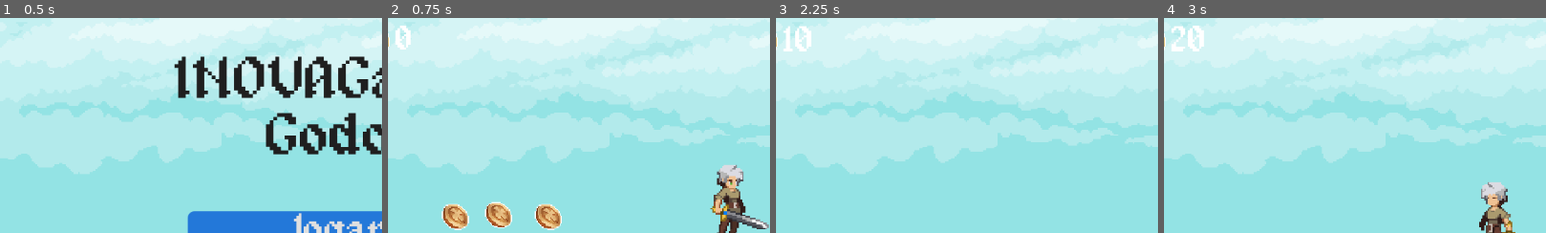
Above: before the commit, frames 1-4 (left to right).
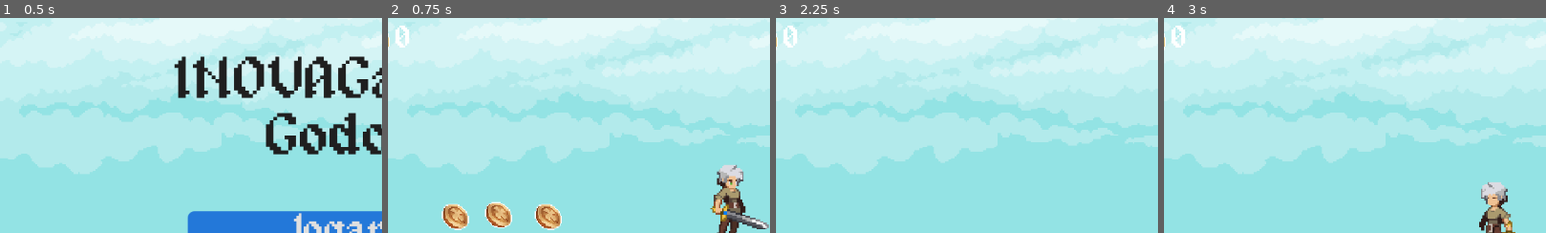
Above: after the commit, the same moments.

Repository: jpsalim21/GodotINOVA
Game: Godot game, scene res://Cenas/MenuInicial.tscn
Two runs of this game, one before a commit and one after it. Both use one fixed random seed, a clock stepped at 60 frames per second and the inputs below. The engine's default icon, where the game draws it, is replaced by a stand-in: a white triangle on a blue panel in a dark square. Sound files missing from this copy of the repository are replaced by a short silence.
Inputs:
- Up to frame 1 (0.5 s): no input
- Up to frame 2 (0.75 s): click "Jogar" at 0.5 s
- Up to frame 3 (2.25 s): hold E (E) 1.28-2.03 s; hold Right (ui_right) from 1.28 s (still down); tap J (Atacar) at 1.35 s; tap Space (ui_select) at 1.52, 1.82 s; tap E (E) at 2.1 s
- Up to frame 4 (3 s): tap Space (ui_select) at 2.27, 2.3, 2.57, 2.85 s; release Right (ui_right) at 2.78 s; hold Left (ui_left) from 2.78 s (still down)
The pictures show only the part of the screen within x 5-55%, y 10-60%; the shares and areas given below are measured in that part.

Frame 1 is identical in both runs. In frame 2, 0.1% of the frame differs, in the area x 2-6%, y 3-15%; in frame 3, 0.5%; in frame 4, 0.5%, in the area x 2-11%, y 3-16%.
Error after the commit: Parse Error: Expected identifier after "." for attribute access. (res://Scripts/GameController.gd:29)

Commit message:
Salva configurações

Diff:
--- a/Cenas/Cena.tscn
+++ b/Cenas/Cena.tscn
@@ -10,6 +10,7 @@
 [ext_resource type="FontFile" uid="uid://5ean8rxmtb5" path="res://Sprites/alagard.ttf" id="9_3jqka"]
 [ext_resource type="Script" path="res://Scripts/SavePoint.gd" id="9_h4khx"]
 [ext_resource type="Script" path="res://Scripts/SaveSystem.gd" id="11_l7wd2"]
+[ext_resource type="AudioStream" uid="uid://cppydv356w8ow" path="res://Sons/Musica.mp3" id="12_onog6"]
 [ext_resource type="Script" path="res://Scripts/GameController.gd" id="15_n36ye"]
 
 [sub_resource type="TileSetAtlasSource" id="TileSetAtlasSource_j4wtj"]
@@ -1571,6 +1572,11 @@
 unique_name_in_owner = true
 script = ExtResource("11_l7wd2")
 
+[node name="AudioStreamPlayer" type="AudioStreamPlayer" parent="."]
+stream = ExtResource("12_onog6")
+autoplay = true
+bus = &"Musica"
+
 [connection signal="body_entered" from="PontoFinal/Area2D" to="PontoFinal" method="_on_area_2d_body_entered"]
 [connection signal="body_entered" from="SavePoint/Area2D" to="SavePoint" method="_on_area_2d_body_entered"]
 [connection signal="body_exited" from="SavePoint/Area2D" to="SavePoint" method="_on_area_2d_body_exited"]
--- a/Prefabs/UI.tscn
+++ b/Prefabs/UI.tscn
@@ -137,6 +137,9 @@
 theme_override_constants/margin_right = 300
 theme_override_constants/margin_bottom = 20
 
+[node name="Panel" type="Panel" parent="PauseMenu/MarginContainer"]
+layout_mode = 2
+
 [node name="VBoxContainer" type="VBoxContainer" parent="PauseMenu/MarginContainer"]
 layout_mode = 2
 alignment = 1
--- a/Prefabs/inimigo.tscn
+++ b/Prefabs/inimigo.tscn
@@ -1,11 +1,11 @@
 [gd_scene load_steps=10 format=3 uid="uid://dwuga80ho5npi"]
 
-[ext_resource type="Script" path="res://Scripts/InimigoPatrulha.gd" id="1_hn7ma"]
+[ext_resource type="Script" path="res://Scripts/Personagem/InimigoPatrulha.gd" id="1_hn7ma"]
 [ext_resource type="Texture2D" uid="uid://drc7277m4us8l" path="res://icon.svg" id="2_fqixm"]
-[ext_resource type="Script" path="res://Scripts/FlashSprite.gd" id="3_5smcm"]
-[ext_resource type="Script" path="res://Scripts/Hitbox.gd" id="4_twtvb"]
-[ext_resource type="Script" path="res://Scripts/LifeController.gd" id="5_bn52q"]
-[ext_resource type="Script" path="res://Scripts/Hurtbox.gd" id="6_tldqu"]
+[ext_resource type="Script" path="res://Scripts/Personagem/FlashSprite.gd" id="3_5smcm"]
+[ext_resource type="Script" path="res://Scripts/Personagem/Hitbox.gd" id="4_twtvb"]
+[ext_resource type="Script" path="res://Scripts/Personagem/LifeController.gd" id="5_bn52q"]
+[ext_resource type="Script" path="res://Scripts/Personagem/Hurtbox.gd" id="6_tldqu"]
 
 [sub_resource type="RectangleShape2D" id="RectangleShape2D_llh55"]
 size = Vector2(30, 30)
--- a/Prefabs/player.tscn
+++ b/Prefabs/player.tscn
@@ -6,10 +6,10 @@
 [ext_resource type="Texture2D" uid="uid://bcx7up4kwa754" path="res://Sprites/Personagem/Idle-Sheet.png" id="4_rrn7l"]
 [ext_resource type="Texture2D" uid="uid://dsk5lgvb0tt1i" path="res://Sprites/Personagem/Jump-All-Sheet.png" id="5_2wdmu"]
 [ext_resource type="Texture2D" uid="uid://ci4ofrbtnixtf" path="res://Sprites/Personagem/Run-Sheet.png" id="6_yk1ln"]
-[ext_resource type="Script" path="res://Scripts/FlashSprite.gd" id="7_4vc8b"]
-[ext_resource type="Script" path="res://Scripts/LifeController.gd" id="8_j6hsj"]
-[ext_resource type="Script" path="res://Scripts/Hurtbox.gd" id="9_ppkoe"]
-[ext_resource type="Script" path="res://Scripts/Hitbox.gd" id="10_xrp5m"]
+[ext_resource type="Script" path="res://Scripts/Personagem/FlashSprite.gd" id="7_4vc8b"]
+[ext_resource type="Script" path="res://Scripts/Personagem/LifeController.gd" id="8_j6hsj"]
+[ext_resource type="Script" path="res://Scripts/Personagem/Hurtbox.gd" id="9_ppkoe"]
+[ext_resource type="Script" path="res://Scripts/Personagem/Hitbox.gd" id="10_xrp5m"]
 [ext_resource type="AudioStream" uid="uid://bhaski84tdqlm" path="res://Sons/03_Step_grass_03.wav" id="11_3ynh3"]
 
 [sub_resource type="CapsuleShape2D" id="CapsuleShape2D_if1qv"]
--- a/Scripts/GameController.gd
+++ b/Scripts/GameController.gd
@@ -1,8 +1,6 @@
 class_name GameController extends Node2D
 
 var moedas : int = 0
-
-var volume = 100
 
 signal pausando(estaPausado)
 signal pegouMoeda(int)
@@ -15,3 +13,38 @@
 func aumentarMoedas(valor):
 	moedas += valor
 	pegouMoeda.emit(moedas)
+
+var configPath = "user://config.json"
+var volumeMax
+var volumeMusica
+var volumeSFX
+
+func _ready():
+	loadFile()
+
+func saveConfig():
+	var file = FileAccess.open(configPath, FileAccess.WRITE)
+
+	var configData = {}
+	configData["volMax"] = AudioServer.
+	configData["volMus"] = volMus
+	configData["volSFX"] = volSFX
+
+	var json = JSON.stringify(configData)
+
+	file.store_string(json)
+	file.close()
+
+func loadFile():
+	if not FileAccess.file_exists(configPath):
+		return
+
+	var file = FileAccess.open(configPath, FileAccess.READ)
+
+	var json = file.get_as_text()
+
+	var saveData = JSON.parse_string(json)
+	AudioServer.set_bus_volume_db(AudioServer.get_bus_index("Master"), saveData["volMax"])
+	AudioServer.set_bus_volume_db(AudioServer.get_bus_index("Musica"), saveData["volMus"])
+	AudioServer.set_bus_volume_db(AudioServer.get_bus_index("SFX"), saveData["volSFX"])
+	file.close()
--- a/Scripts/PauseMenu.gd
+++ b/Scripts/PauseMenu.gd
@@ -2,6 +2,10 @@
 
 @onready var menuMaster = $MarginContainer/VBoxContainer
 @onready var configuracoes = $MarginContainer/VBoxContainer2
+
+@onready var sliderMaster : HSlider = $MarginContainer/VBoxContainer2/MasterVol
+@onready var sliderMusic : HSlider = $MarginContainer/VBoxContainer2/MusicVol
+@onready var sliderEffect : HSlider = $MarginContainer/VBoxContainer2/EffectVol
 
 func _ready():
 	visible = false
@@ -10,12 +14,17 @@
 	if event.is_action_pressed("Pause"):
 		GC.pause = not GC.pause
 		visible = GC.pause
+		if visible:
+			_on_voltar_config_pressed()
 
 func _on_resume_pressed():
 	GC.pause = false
 	visible = false
 
 func _on_configuracoes_pressed():
+	sliderEffect.value = AudioServer.get_bus_volume_db(AudioServer.get_bus_index("SFX"))
+	sliderMusic.value = AudioServer.get_bus_volume_db(AudioServer.get_bus_index("Musica"))
+	sliderMaster.value = AudioServer.get_bus_volume_db(AudioServer.get_bus_index("Master"))
 	menuMaster.visible = false
 	configuracoes.visible = true
 
@@ -35,7 +44,6 @@
 	AudioServer.set_bus_volume_db(AudioServer.get_bus_index("Musica"), value)
 	pass # Replace with function body.
 
-
 func _on_effect_vol_value_changed(value):
 	AudioServer.set_bus_volume_db(AudioServer.get_bus_index("SFX"), value)
 	pass # Replace with function body.
--- /dev/null
+++ b/Scripts/Personagem/PlayerMovement.gd
@@ -0,0 +1,160 @@
+extends CharacterBody2D
+
+
+const SPEED = 200.0
+const JUMP_VELOCITY = -300.0
+var direction
+
+# Get the gravity from the project settings to be synced with RigidBody nodes.
+var gravity = ProjectSettings.get_setting("physics/2d/default_gravity")
+
+@onready var anim : AnimatedSprite2D = $AnimatedSprite2D
+@onready var life : LifeController = $LifeController
+@onready var hitbox : Node2D = $PlayerHitbox
+@onready var collissionHitbox : CollisionShape2D = $PlayerHitbox/CollisionShape2D
+
+var animacaoAtual = "Idle"
+var animationLock = false
+var attack1 = true
+var atacando = false
+var direcaoAtaque
+
+@onready var jumpBufferTimer = $JumpBuffer
+var jumpInput = false
+@onready var coyotteTimer = $CoyotteTime
+var coyote = false
+
+@onready var attackTimer = $AttackBuffer
+var atkInput = false
+
+var atkSound = preload("res://Sons/56_Attack_03.wav")
+var jumpSound = preload("res://Sons/30_Jump_03.wav")
+var hitSound = preload("res://Sons/61_Hit_03.wav")
+
+@onready var sound = $Som
+var spawnPoint : Vector2 = Vector2.ZERO
+
+func _ready():
+	spawnPoint = position
+	life.morreu.connect(_morrer)
+	life.tomouDano.connect(tomouHit)
+	GC.pausando.connect(pausar)
+	pass
+
+func tomouHit(_vida, _dir):
+	sound.stream = hitSound
+	sound.play()
+
+func _physics_process(delta):
+	# Add the gravity.
+	if not is_on_floor():
+		velocity.y += gravity * delta
+
+	# Handle jump.
+	if Input.is_action_just_pressed("ui_select"):
+		jumpBufferTimer.start()
+		jumpInput = true
+
+	if is_on_floor():
+		coyotteTimer.start()
+		coyote = true
+
+	if jumpInput and coyote and !atacando:
+		coyote = false
+		sound.stream = jumpSound
+		sound.play()
+		velocity.y = JUMP_VELOCITY
+
+	if Input.is_action_just_pressed("Atacar"):
+		atkInput = true
+		attackTimer.start()
+		collissionHitbox.disabled = false
+
+	if atkInput and animacaoAtual != "Attack1":
+		atacar()
+	# Get the input direction and handle the movement/deceleration.
+	# As good practice, you should replace UI actions with custom gameplay actions.
+	direction = Input.get_axis("ui_left", "ui_right")
+	if atacando and is_on_floor():
+		velocity.x = 0
+	else:
+		if direction:
+			velocity.x = direction * SPEED
+		else:
+			velocity.x = move_toward(velocity.x, 0, SPEED)
+	move_and_slide()
+	_updateAnimation()
+
+func atacar():
+	if animationLock: return
+	sound.stream = atkSound
+	sound.play()
+	if attack1:
+		attack1 = false
+		animationLock = true
+		anim.play("Attack1")
+		animacaoAtual = "Attack1"
+	else:
+		attack1 = true
+		animationLock = true
+		anim.play("Attack2")
+		animacaoAtual = "Attack2"
+	atacando = true
+	direcaoAtaque = -1 if anim.flip_h else 1
+
+func _updateAnimation():
+	if animationLock: return
+	anim.position = Vector2.ZERO
+	if velocity.y != 0:
+		if animacaoAtual != "Jump":
+			animacaoAtual = "Jump"
+			anim.play("Jump")
+	elif velocity.x != 0:
+		if animacaoAtual != "Run":
+			animacaoAtual = "Run"
+			anim.play("Run")
+	else:
+		if animacaoAtual != "Idle":
+			animacaoAtual = "Idle"
+			anim.play("Idle")
+	if velocity.x > 0:
+			anim.flip_h = false
+			hitbox.scale.x = 1
+	elif velocity.x < 0:
+		anim.flip_h = true
+		hitbox.scale.x = -1
+
+func _on_animated_sprite_2d_animation_finished():
+	if atacando:
+		animationLock = false
+		atacando = false
+		collissionHitbox.disabled = true
+	_updateAnimation()
+
+func _on_jump_buffer_timeout():
+	jumpInput = false
+	pass # Replace with function body.
+
+func _on_coyotte_time_timeout():
+	coyote = false
+	pass # Replace with function body.
+
+func _on_attack_buffer_timeout():
+	atkInput = false
+	pass # Replace with function body.
+
+func _morrer():
+	animationLock = true
+	anim.position = Vector2(9, 7)
+	anim.play("Die")
+	set_physics_process(false)
+	await get_tree().create_timer(1).timeout
+	position = spawnPoint
+	anim.position = Vector2.ZERO
+	animationLock = false
+	life.alterarVida(10, 0)
+	set_physics_process(true)
+	pass
+
+func pausar(estaPausado):
+	set_physics_process(not estaPausado)
--- a/Scripts/SaveSystem.gd
+++ b/Scripts/SaveSystem.gd
@@ -22,7 +22,6 @@
 
 	file.store_string(json)
 	file.close()
-	print("Saved")
 
 func loadFile():
 	if not FileAccess.file_exists(savePath):
@@ -36,4 +35,4 @@
 
 	player.global_position.x = saveData["position:x"]
 	player.global_position.y = saveData["position:y"]
-	print("Loaded")
+	file.close()
Not shown: 1 places in Cenas/Cena.tscn that only renumber resources
Renamed: Scripts/FlashSprite.gd -> Scripts/Personagem/FlashSprite.gd
Renamed: Scripts/Hitbox.gd -> Scripts/Personagem/Hitbox.gd
Renamed: Scripts/Hurtbox.gd -> Scripts/Personagem/Hurtbox.gd
Renamed: Scripts/InimigoPatrulha.gd -> Scripts/Personagem/InimigoPatrulha.gd
Renamed: Scripts/LifeController.gd -> Scripts/Personagem/LifeController.gd
Not shown, added: Sons/Musica.mp3.import
Not shown, added: Sons/Musica.mp3
